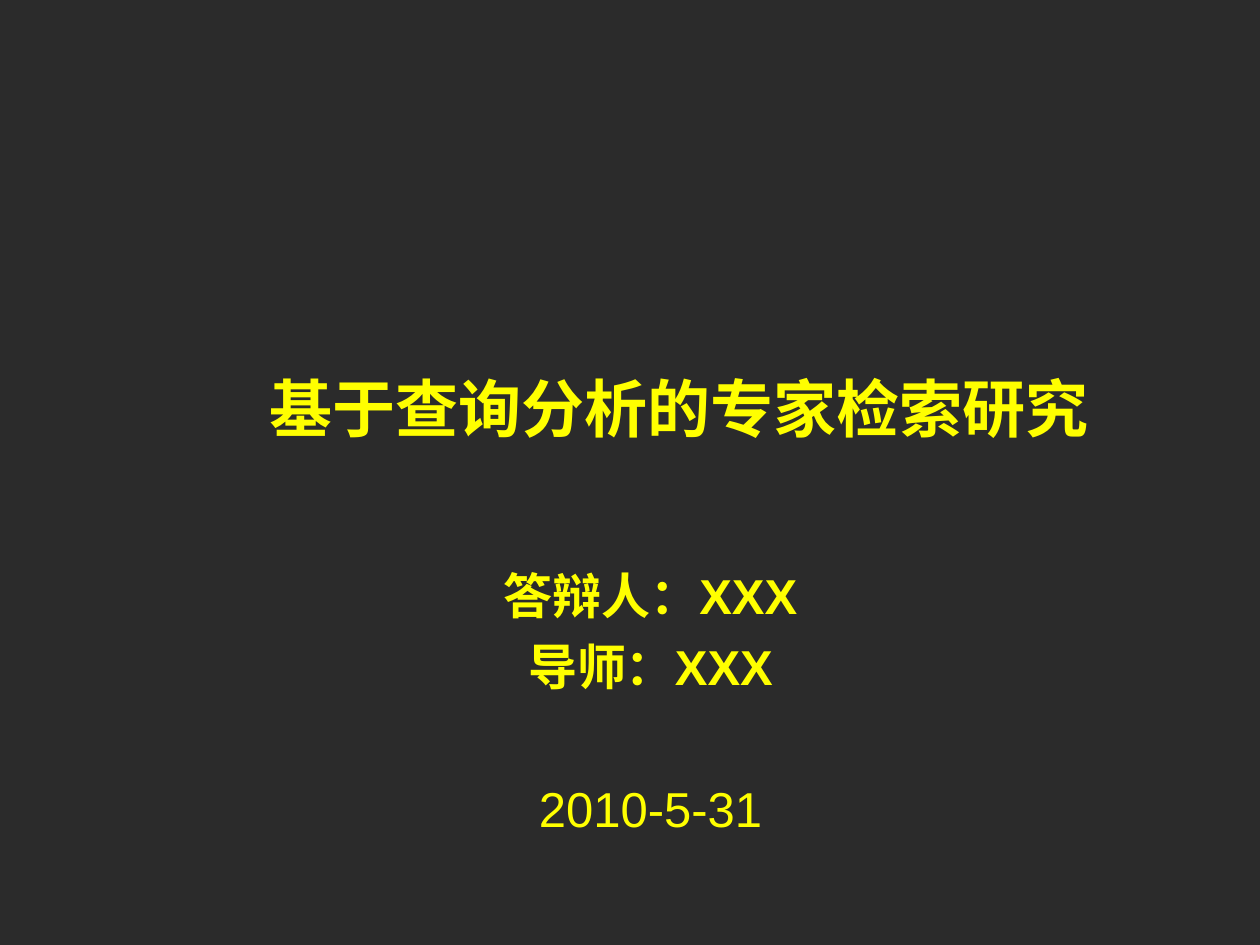
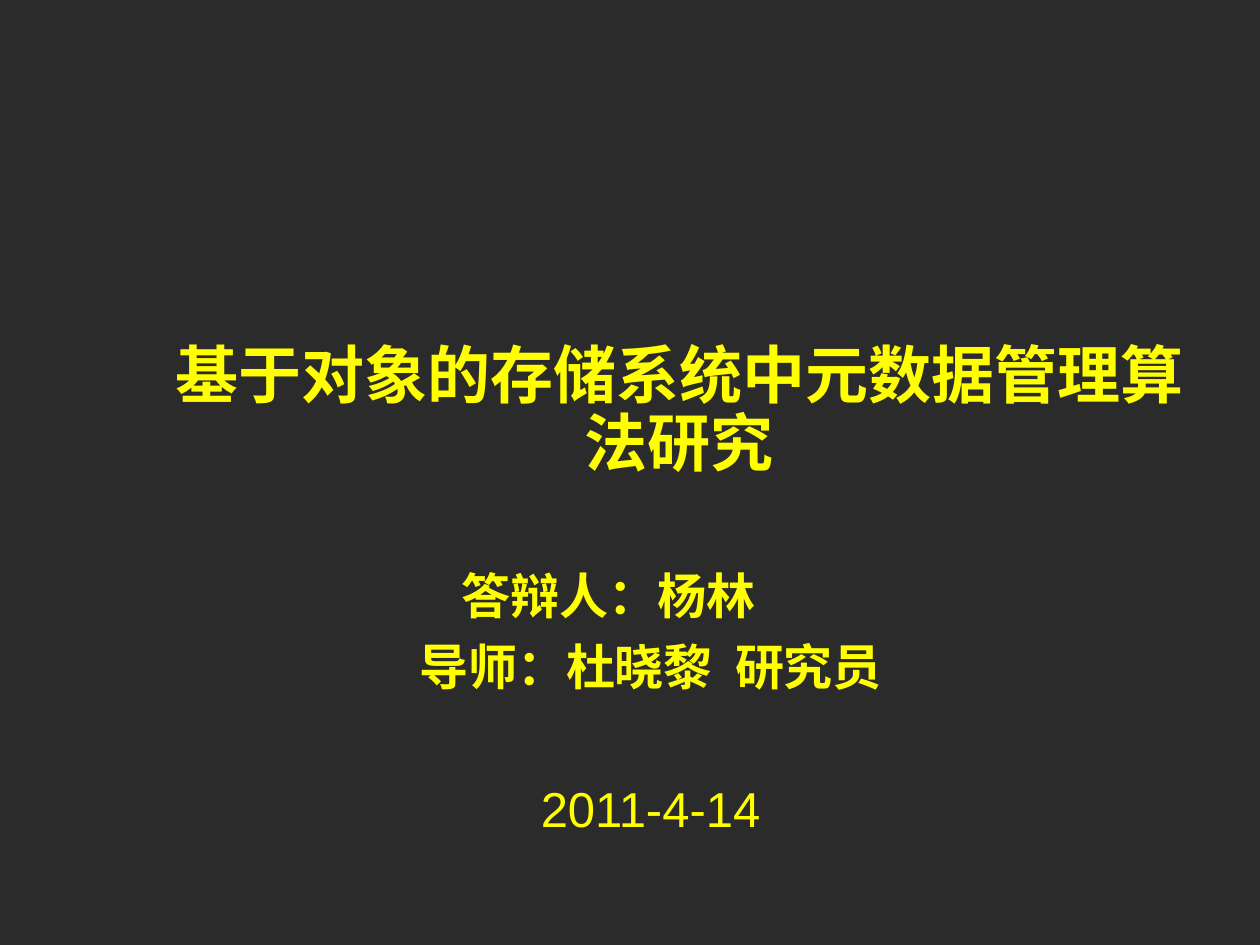
Before and after one commit to cheliequan/idning-paper, a slide deck: slide 1 of draft/答辩.ppt. Drawn at 1260x945 pixels with LibreOffice and Linux fonts; fonts in the diff are those of the drawing; background and template pictures are left out; a plain dark background stands for a picture behind light text. Boxes give left, top, right and bottom in pixels: in the first picture for what was removed or moved away, otherwise in the second. Text is boxed around its words. In the diff, an @@ line names an element or a change of style, - is before the commit and + after.

```diff
--- a/draft/答辩.ppt
+++ b/draft/答辩.ppt
@@ text at bbox=[175, 344, 1183, 472]: text changed @@
-基于查询分析的专家检索研究
+基于对象的存储系统中元数据管理算法研究
@@ subtitle at bbox=[419, 572, 882, 828]: text changed @@
-答辩人：XXX
-导师：XXX
-2010-5-31
+答辩人：杨林
+导师：杜晓黎 研究员
+2011-4-14
```
Also in this commit, not shown: 2 other slides changed, 4 slides added, 1 slide removed, 1 other file.
